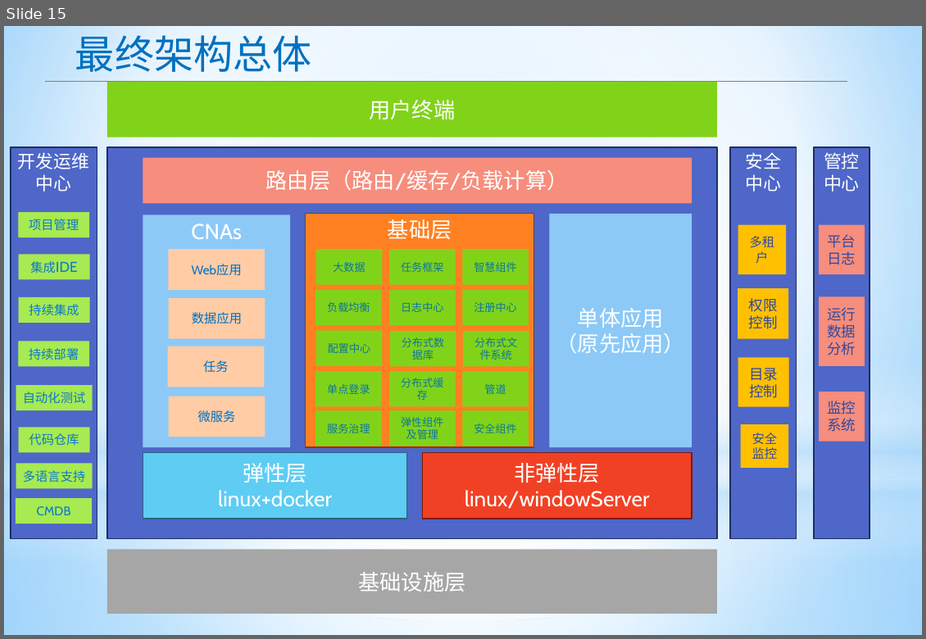
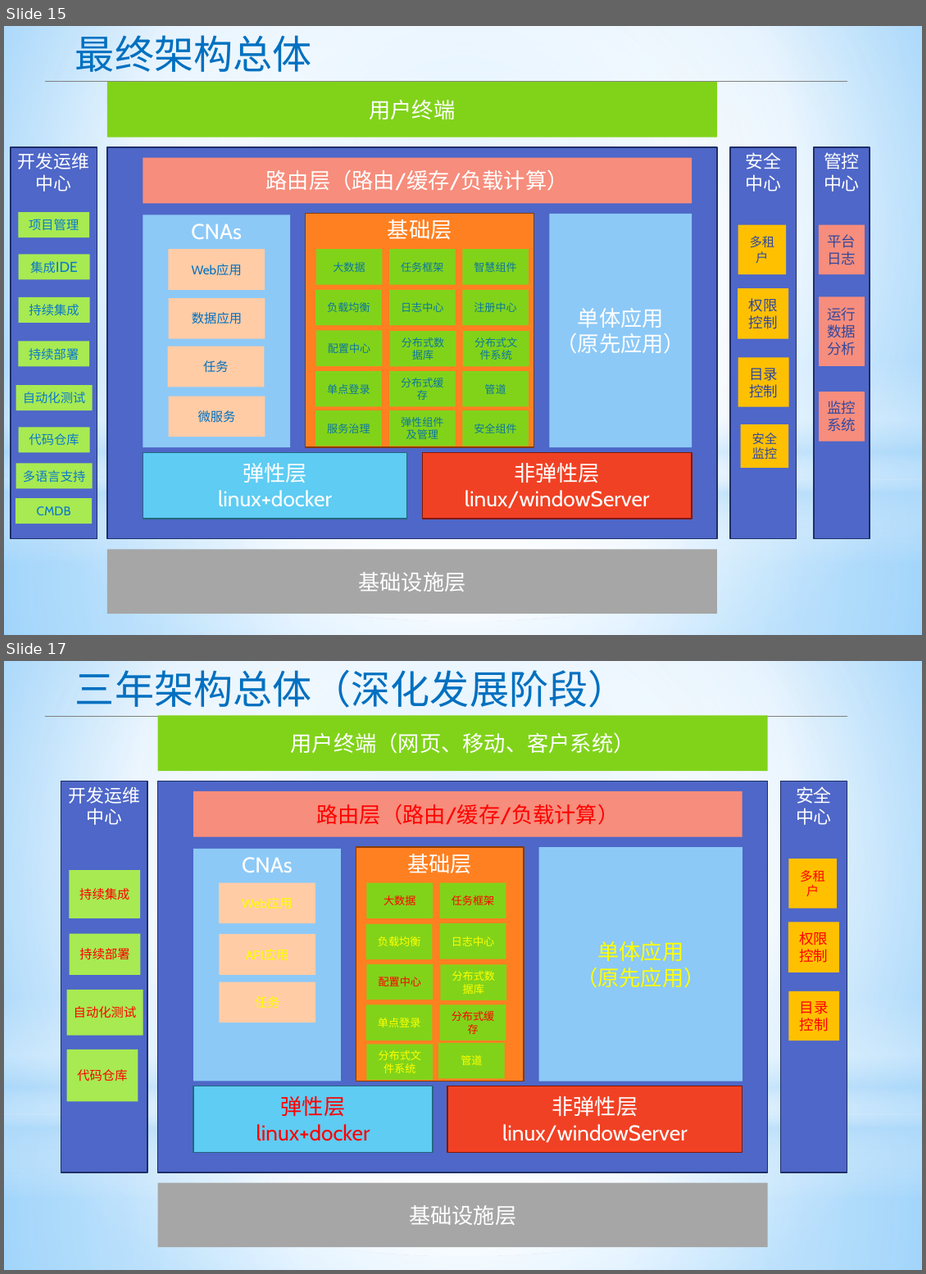
Before and after one commit to apporoad/DesignAndScheme2017, a slide deck: c云服务架构/Paas架构设计.pptx. Shown one above the other, each under a label of ours: slide 15 before the commit, slides 15 and 17 after it; the slides between them are not shown. The pictures are 926x639 and 926x1274 pixels, drawn with LibreOffice and Linux fonts; fonts in the diff are those of the drawing. Boxes give left, top, right and bottom in pixels: in the first picture for what was removed or moved away, otherwise in the second. Text is boxed around its words. In the diff, an @@ line names an element or a change of style, - is before the commit and + after.

```diff
--- a/c云服务架构/Paas架构设计.pptx
+++ b/c云服务架构/Paas架构设计.pptx
@@ slide 17 added at [4, 661, 922, 1270], background gradient #9ED5FF to #FFFFFF to #5BB9FF; not listed: 4 template elements that a slide beside it also shows @@
@@ text added at [75, 670, 628, 708], 44 pt, text #0070C0 @@
+三年架构总体（深化发展阶段）
@@ line added from (45, 717) to (848, 717), #808080 0.75 pt @@
@@ rectangle added at [157, 715, 768, 771], fill #81D31A, 24 pt, text #FFFFFF @@
+用户终端（网页、移动、客户系统）
@@ rectangle added at [61, 781, 148, 1173], fill #4E67C8, outline #1F2E69 1.25 pt, 20 pt, text #FFFFFF @@
+开发运维中心
@@ rectangle added at [157, 781, 768, 1173], fill #4E67C8, outline #1F2E69 1.25 pt @@
@@ rectangle added at [781, 781, 847, 1173], fill #4E67C8, outline #1F2E69 1.25 pt, 20 pt, text #FFFFFF @@
+安全中心
@@ rectangle added at [193, 791, 742, 837], fill #F78D7C, 24 pt, text #FF0000 @@
+路由层（路由/缓存/负载计算）
@@ rectangle added at [193, 848, 340, 1081], fill #8CC9F7, 24 pt, text #FFFFFF @@
+CNAs
@@ rectangle added at [356, 847, 524, 1081], fill #FF8021, outline #8B3D02 1.25 pt, 24 pt, text #FFFFFF @@
+基础层
@@ rectangle added at [539, 847, 743, 1081], fill #8CC9F7, 24 pt, text #FFFF00 @@
+单体应用
+（原先应用）
@@ rectangle added at [70, 870, 140, 918], fill #A7EA52, 14 pt, text #FF0000 @@
+持续集成
@@ rectangle added at [790, 859, 837, 909], fill #FFC000, 14 pt, text #FF0000 @@
+多租户
@@ rectangle added at [219, 882, 316, 923], fill #FFCCA6, 14 pt, text #FFFF00 @@
+Web应用
@@ rectangle added at [367, 882, 433, 918], fill #81D31A, 12 pt, text #FF0000 @@
+大数据
@@ rectangle added at [440, 882, 506, 918], fill #81D31A, 12 pt, text #FF0000 @@
+任务框架
@@ rectangle added at [366, 924, 432, 959], fill #81D31A, 12 pt, text #FFFF00 @@
+负载均衡
@@ rectangle added at [440, 923, 506, 959], fill #81D31A, 12 pt, text #FFFF00 @@
+日志中心
@@ rectangle added at [789, 922, 840, 973], fill #FFC000, 16 pt, text #FF0000 @@
+权限控制
@@ rectangle added at [70, 933, 140, 975], fill #A7EA52, 14 pt, text #FF0000 @@
+持续部署
@@ rectangle added at [219, 934, 316, 975], fill #FFCCA6, 14 pt, text #FFFF00 @@
+API应用
@@ rectangle added at [367, 964, 433, 1000], fill #81D31A, 12 pt, text #FF0000 @@
+配置中心
@@ rectangle added at [440, 964, 507, 1000], fill #81D31A, 12 pt, text #FFFF00 @@
+分布式数据库
@@ rectangle added at [66, 990, 143, 1036], fill #A7EA52, 14 pt, text #FF0000 @@
+自动化测试
@@ rectangle added at [219, 982, 316, 1023], fill #FFCCA6, 14 pt, text #FFFF00 @@
+任务
@@ rectangle added at [366, 1005, 432, 1040], fill #81D31A, 12 pt, text #FFFF00 @@
+单点登录
@@ rectangle added at [440, 1005, 506, 1040], fill #81D31A, 12 pt, text #FF0000 @@
+分布式缓存
@@ rectangle added at [790, 991, 840, 1041], fill #FFC000, 16 pt, text #FF0000 @@
+目录控制
@@ rectangle added at [66, 1050, 138, 1102], fill #A7EA52, 14 pt, text #FF0000 @@
+代码仓库
@@ rectangle added at [367, 1044, 433, 1079], fill #81D31A, 12 pt, text #FFFF00 @@
+分布式文件系统
@@ rectangle added at [439, 1043, 504, 1079], fill #81D31A, 12 pt, text #FFFF00 @@
+管道
@@ rectangle added at [193, 1086, 433, 1152], fill #5ECCF3, outline #256880 1.25 pt, 24 pt, text #FF0000 @@
+弹性层
+linux+docker
@@ rectangle added at [448, 1086, 743, 1152], fill #F14124, outline #821705 1.25 pt, 24 pt, text #FFFFFF @@
+非弹性层
+linux/windowServer
@@ rectangle added at [157, 1183, 768, 1247], fill #A6A6A6, 24 pt, text #FFFFFF @@
+基础设施层
```
Also in this commit, not shown: 2 other slides added.
